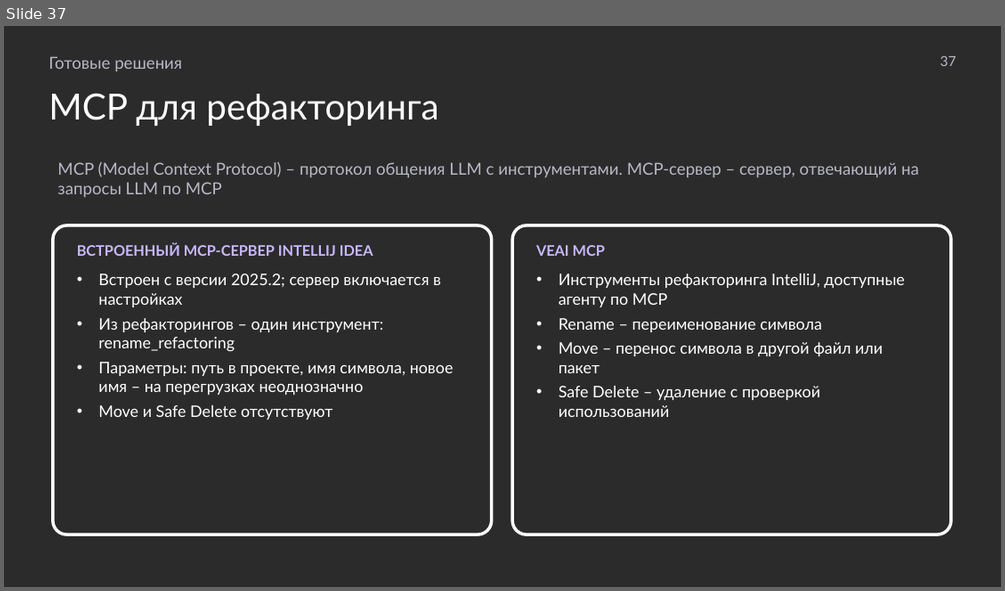
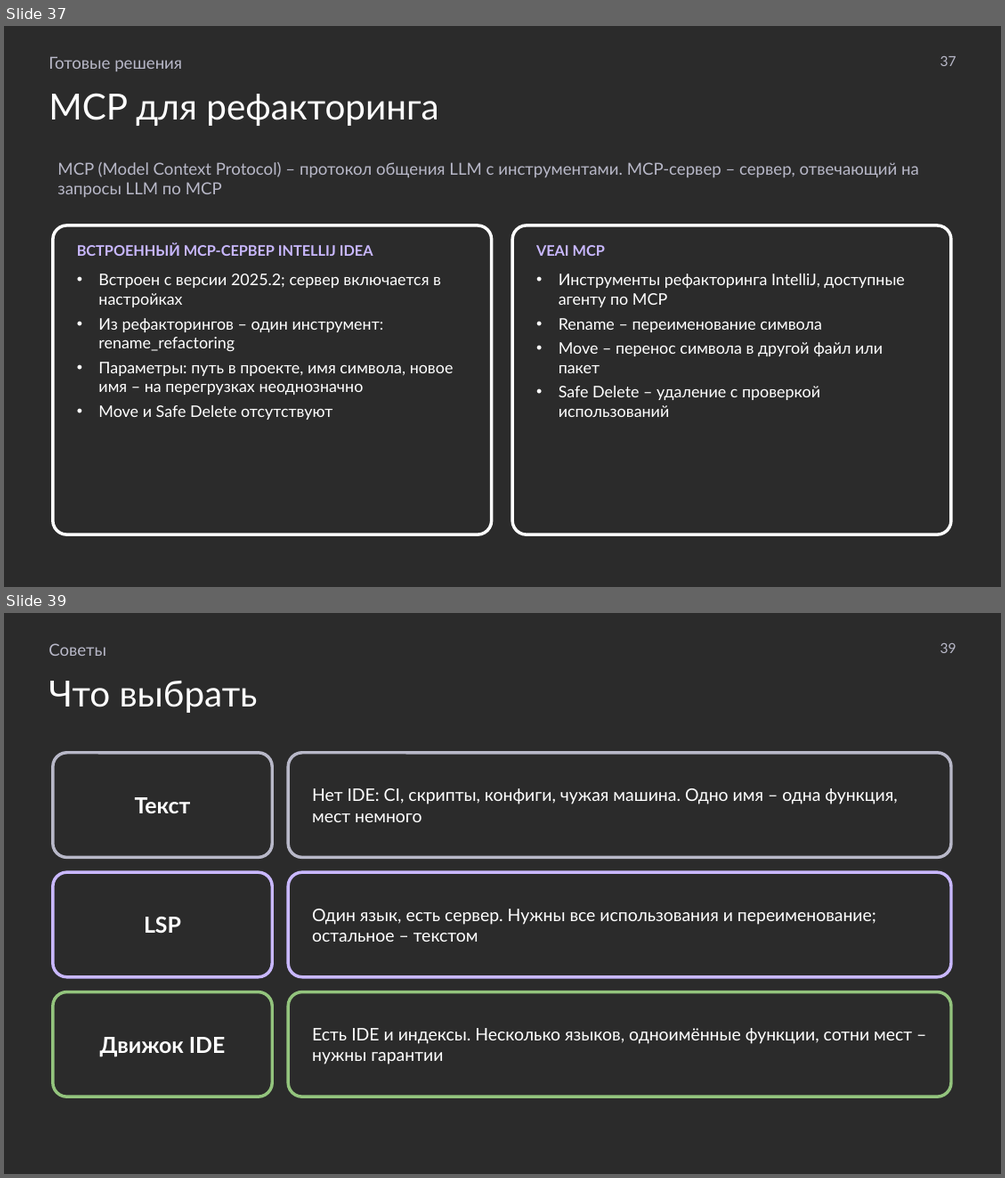
Before and after one commit to MchKosticyn/ide-refactoring-in-ai-agents, a slide deck: Доклад_ Рефакторинг в ИИ-агентах.pptx. Shown one above the other, each under a label of ours: slide 37 before the commit, slides 37 and 39 after it; the slides between them are not shown. The pictures are 1005x591 and 1005x1178 pixels, drawn with LibreOffice and Linux fonts; fonts in the diff are those of the drawing; background and template pictures are left out; a plain dark background stands for a picture behind light text. Boxes give left, top, right and bottom in pixels: in the first picture for what was removed or moved away, otherwise in the second. Text is boxed around its words. In the diff, an @@ line names an element or a change of style, - is before the commit and + after.

```diff
--- a/Доклад_ Рефакторинг в ИИ-агентах.pptx
+++ b/Доклад_ Рефакторинг в ИИ-агентах.pptx
@@ slide 39 added at <box>4,613,1001,1174</box>, background picture (left out) @@
@@ text added at <box>48,643,106,656</box>, 12 pt, text #B8B8C8 @@
+Советы
@@ text added at <box>940,643,956,653</box>, 10 pt, text #B8B8C8 @@
+39
@@ text added at <box>48,681,258,713</box>, 26 pt, text #FFFFFF @@
+Что выбрать
@@ rounded rectangle added at <box>53,753,272,857</box>, outline #B8B8C8 2.25 pt, 16 pt, text #FFFFFF, bold @@
+Текст
@@ rounded rectangle added at <box>288,753,951,857</box>, outline #B8B8C8 2.25 pt, 12.5 pt, text #FFFFFF @@
+Нет IDE: CI, скрипты, конфиги, чужая машина. Одно имя – одна функция, мест немного
@@ rounded rectangle added at <box>53,872,272,977</box>, outline #C9B8FF 2.25 pt, 16 pt, text #FFFFFF, bold @@
+LSP
@@ rounded rectangle added at <box>288,872,951,977</box>, outline #C9B8FF 2.25 pt, 12.5 pt, text #FFFFFF @@
+Один язык, есть сервер. Нужны все использования и переименование; остальное – текстом
@@ rounded rectangle added at <box>53,992,272,1096</box>, outline #93C47D 2.25 pt, 16 pt, text #FFFFFF, bold @@
+Движок IDE
@@ rounded rectangle added at <box>288,992,951,1096</box>, outline #93C47D 2.25 pt, 12.5 pt, text #FFFFFF @@
+Есть IDE и индексы. Несколько языков, одноимённые функции, сотни мест – нужны гарантии
```
Also in this commit, not shown: 28 slides changed, 1 other slide added, 1 slide removed, 1 other file.
